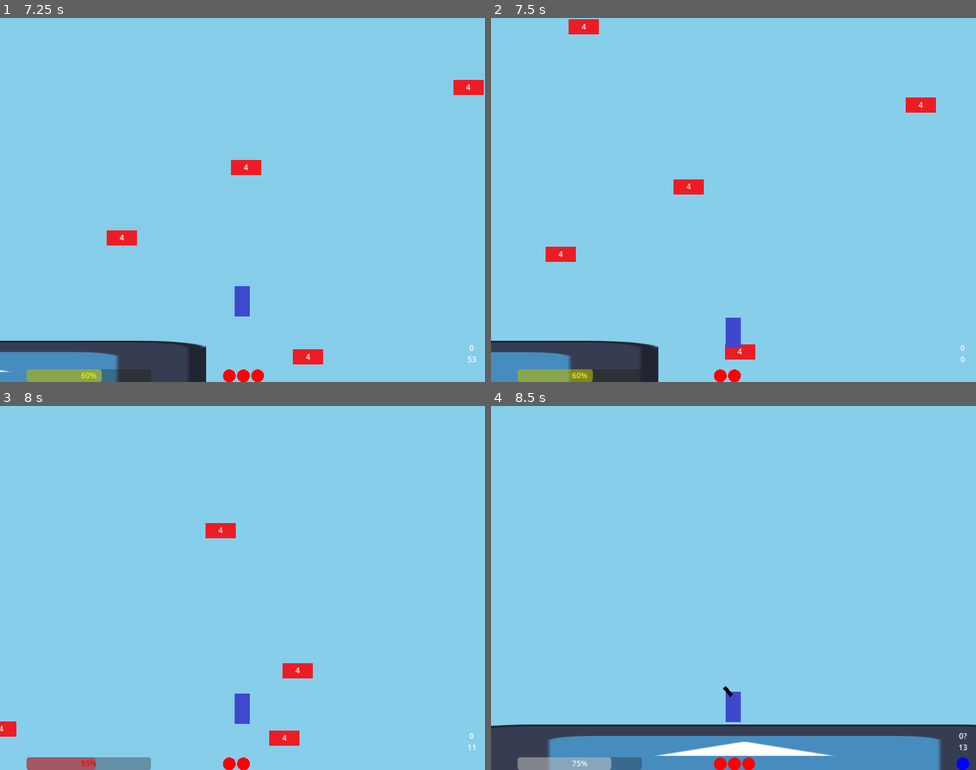
Above: before the commit, frames 1-4 (two rows, left to right).
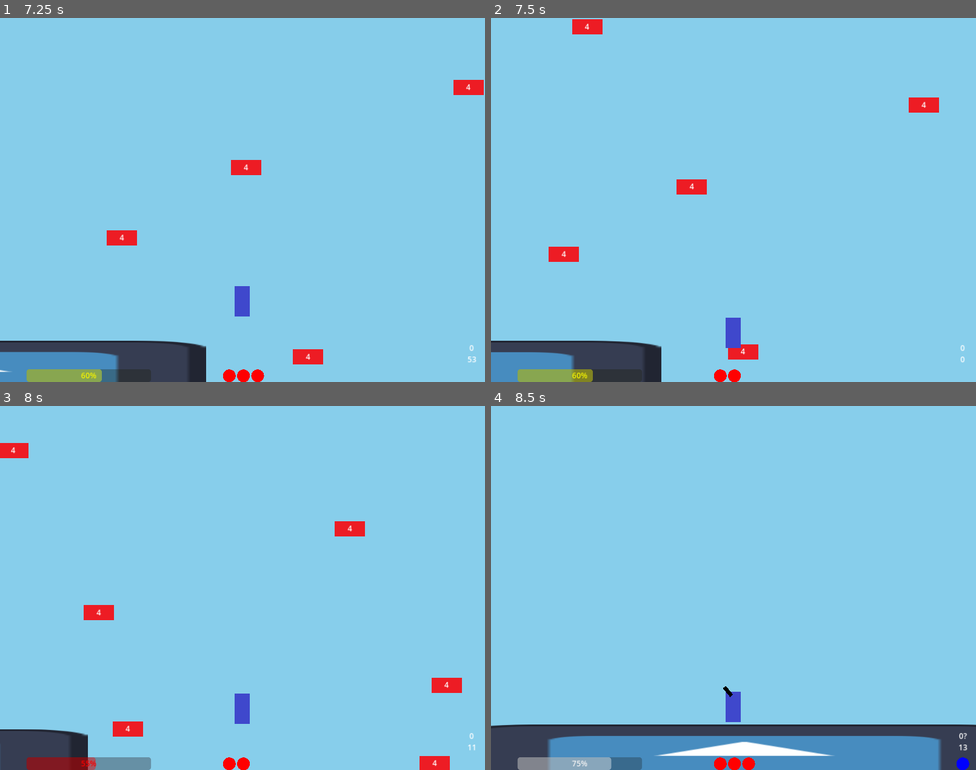
Above: after the commit, the same moments.

Repository: notMSB/bunk
Game: Godot game, scene res://scenes/game.tscn
Same seed, same stepped clock (60 frames per second), same inputs: the game is played once before the commit and once after it. The engine's default icon, where the game draws it, is replaced by a stand-in: a white triangle on a blue panel in a dark square.
Inputs (mouse positions are in pixels of both pictures, inside the frame that each line leads up to):
- Up to frame 1 (7.25 s): tap Enter at 0.5 s; move the mouse to (218, 272) at 0.52 s; hold Right (ui_right) 0.53-2.03 s; tap Shift (item) at 0.6, 3.6, 6.6 s; tap Space (jump) at 0.77, 1.52, 3.02, 3.77, 4.52, 6.02, 6.77 s; move the mouse to (388, 254) at 1.27 s; tap Ctrl (misc) at 1.35, 4.35 s; move the mouse to (97, 145) at 2.02 s; press the mouse at (97, 145) at 2.03 s; hold Left (ui_left) 2.03-4.28 s; move the mouse to (266, 200) at 2.77 s; release the mouse at (266, 200) at 2.78 s; tap Mouse wheel down (swap_down) at 2.85, 5.85 s; move the mouse to (169, 109) at 3.52 s; move the mouse to (349, 181) at 4.27 s; hold Right (ui_right) from 4.28 s (still down); move the mouse to (145, 218) at 5.02 s; press the mouse at (145, 218) at 5.03 s; move the mouse to (291, 119) at 5.77 s; release the mouse at (291, 119) at 5.78 s; move the mouse to (218, 272) at 6.52 s
- Up to frame 2 (7.5 s): keep holding Right (ui_right); move the mouse to (879, 254) at 7.27 s; tap Ctrl (misc) at 7.35 s
- Up to frame 3 (8 s): keep holding Right (ui_right); tap Space (jump) at 7.52 s
- Up to frame 4 (8.5 s): move the mouse to (588, 533) at 8.02 s; release Right (ui_right) at 8.03 s; press the mouse at (588, 533) at 8.03 s; hold Left (ui_left) from 8.03 s (still down)

Frame 1 is identical in both runs. In frame 2, 0.5% of the frame differs, in the area x 11-93%, y 0-100%; in frame 3, 4.4%, in the area x 0-96%, y 10-100%; in frame 4, nothing differs.

Commit message:
item spawn rework

Diff:
--- a/scripts/pickup.gd
+++ b/scripts/pickup.gd
@@ -1,36 +1,51 @@
 extends Area2D
-
-enum d {fuel, health, grenade}
 
 var player : CharacterBody2D
 
+enum d {fuel, health, grenade}
 var dIndex : int
+
+var healthWeight := 0
+var fuelWeight := 0
+var grenadeWeight := 0
 
 func setup(p):
 	player = p
-	var healthWeight := 0
-	var fuelWeight := 1
-	var grenadeWeight := 0
-	if player.health == 1: healthWeight = 100
-	elif player.health == 2: healthWeight = 60
-	if player.fuel < 10: fuelWeight = 100
-	elif player.fuel < 50: fuelWeight = 60
-	elif player.fuel < 75: fuelWeight = 40
-	elif player.fuel < 100: fuelWeight = 10
-	if player.hasItem == false: grenadeWeight = 60
+	healthWeight += get_health_weight()
+	fuelWeight += get_fuel_weight()
+	grenadeWeight += get_grenade_weight()
+
 	var rando = randi() % (healthWeight + fuelWeight + grenadeWeight)
 	rando -= healthWeight
 	if rando < 0:
 		dIndex = d.health
 		$PickupSprite.texture = preload("res://assets/sprites/health.png")
+		healthWeight = 0
 		return
 	rando -= fuelWeight
 	if rando < 0:
 		dIndex = d.fuel
 		$PickupSprite.texture = preload("res://assets/sprites/fuel.png")
+		fuelWeight = 0
 		return
 	dIndex = d.grenade
 	$PickupSprite.texture = preload("res://assets/sprites/grenade.png")
+	grenadeWeight = 0
+
+func get_health_weight():
+	if player.health == 1: return 100
+	elif player.health == 2: return 60
+	else: return 15
+
+func get_fuel_weight():
+	if player.fuel < 10: return 100
+	elif player.fuel < 50: return 60
+	elif player.fuel < 75: return 40
+	else: return 10
+
+func get_grenade_weight():
+	if player.hasItem == false: return 60
+	else: return 20
 
 func _on_body_entered(_body):
 	match dIndex:
--- a/scripts/player.gd
+++ b/scripts/player.gd
@@ -72,7 +72,8 @@
 	#if Input.is_action_pressed("down") and is_on_floor():
 	#	jumpBoost -= 2
 	var direction = Input.get_axis("ui_left", "ui_right")
-	var speedVal = max(SPEED, abs(velocity.x)-5)
+	#var speedVal = max(SPEED, abs(velocity.x)-5)
+	var speedVal = max(SPEED, abs(velocity.x)-5) if direction * velocity.x > 0 else SPEED
 	if direction:
 		velocity.x = direction * speedVal
 	else:
--- a/scripts/spawner.gd
+++ b/scripts/spawner.gd
@@ -44,19 +44,19 @@
 
 func check_height_table():
 	if height < 1000:
-		enemyOdds = [4, 0, 0, 96]
+		enemyOdds = [2, 0, 0, 98]
 		platformFrequency = 8
 	elif height < 2500:
-		enemyOdds = [6, 3, 8, 83]
+		enemyOdds = [4, 3, 8, 85]
 		platformFrequency = 12
 	elif height < 4000:
-		enemyOdds = [8, 5, 10, 78]
+		enemyOdds = [6, 5, 10, 79]
 		platformFrequency = 16
 	elif height < 6500:
-		enemyOdds = [10, 7, 18, 65]
+		enemyOdds = [8, 7, 18, 67]
 		platformFrequency = 20
 	else:
-		enemyOdds = [12, 10, 25, 53]
+		enemyOdds = [10, 10, 25, 55]
 		platformFrequency = 24
 
 func set_spawns():
